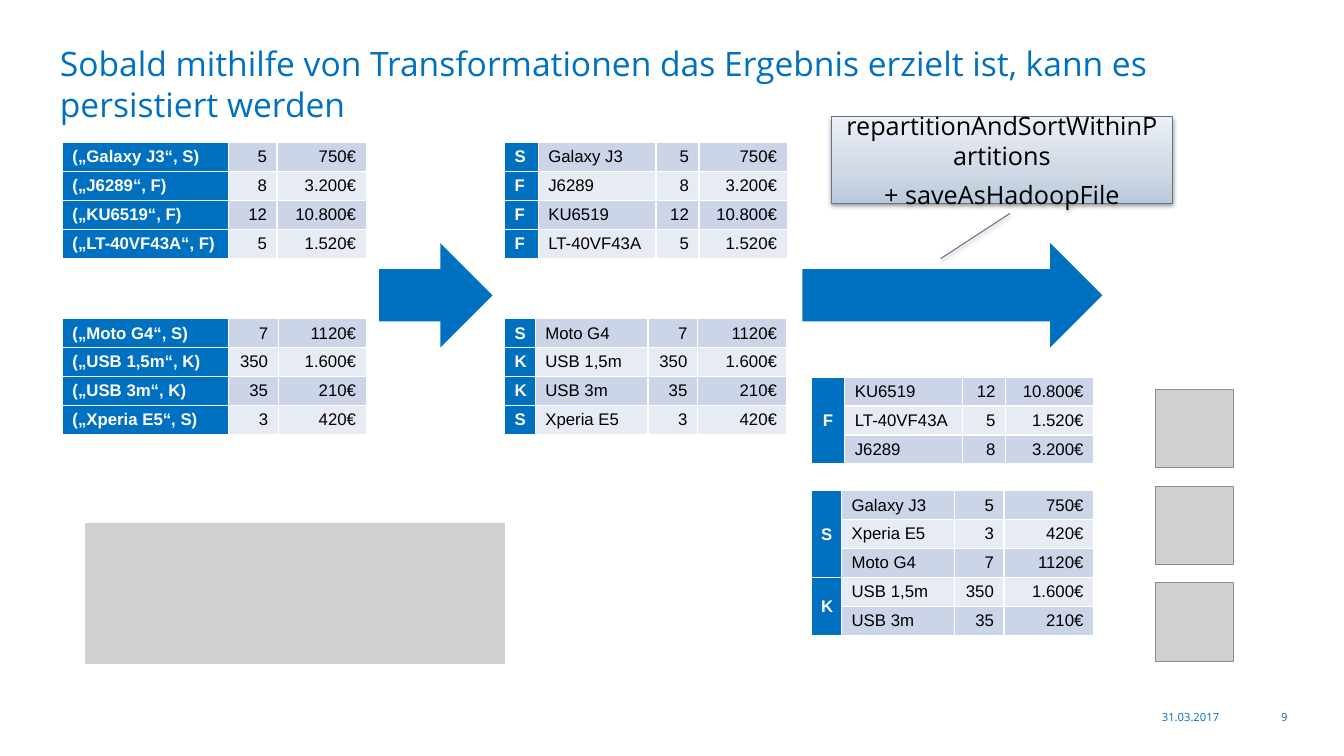
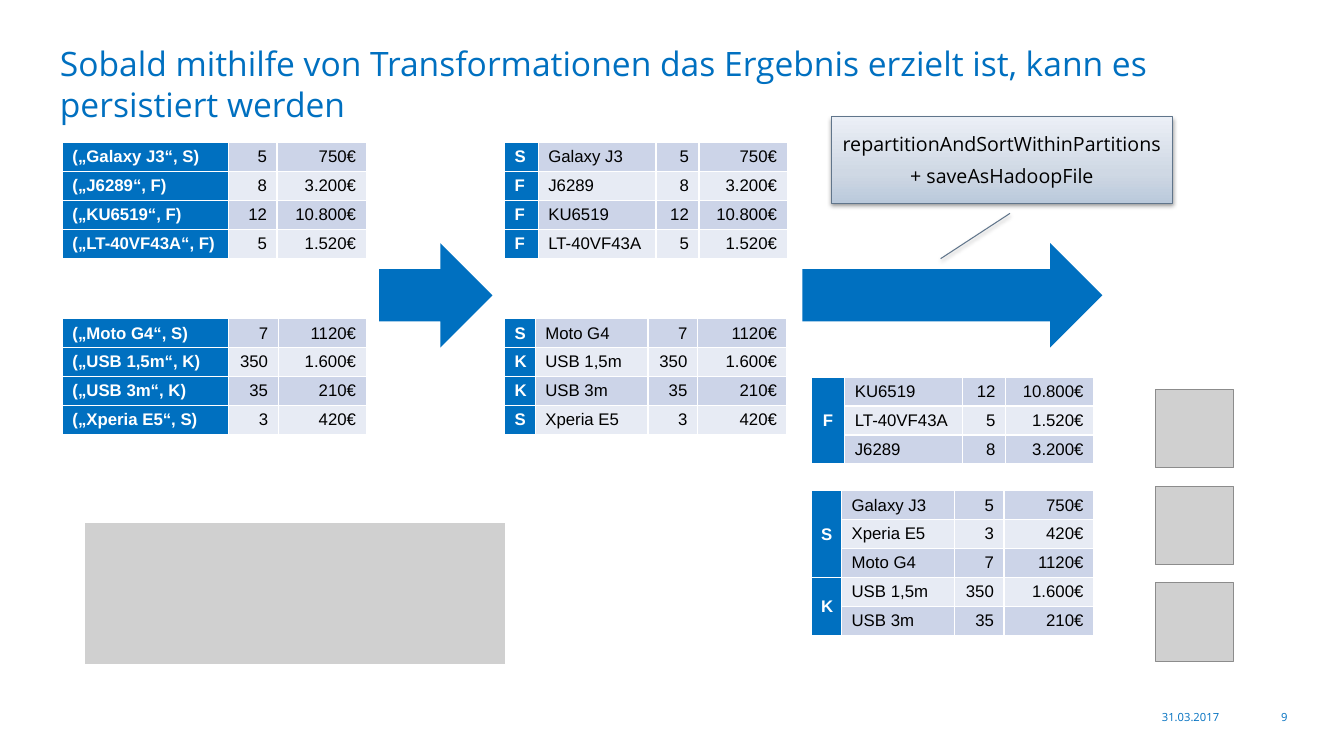
Before and after one commit to Skamandros/jug-saxony-workshop, a slide deck: slide 9 of src/slides/resources/2017-03-31-JUG-Saxony-Workshop-de.pptx. Drawn at 1344x756 pixels with LibreOffice and Linux fonts; fonts in the diff are those of the drawing; grey boxes stand for pictures; background and template pictures are left out. Boxes give left, top, right and bottom in pixels: in the first picture for what was removed or moved away, otherwise in the second. Text is boxed around its words. In the diff, an @@ line names an element or a change of style, - is before the commit and + after.

```diff
--- a/src/slides/resources/2017-03-31-JUG-Saxony-Workshop-de.pptx
+++ b/src/slides/resources/2017-03-31-JUG-Saxony-Workshop-de.pptx
@@ border callout "repartitionAndSortWithinPartitions" at [832,117,1174,204]: size 18 to 14 pt @@
```
Also in this commit, not shown: 2 other slides changed, 1 slide added, 1 slide removed.
